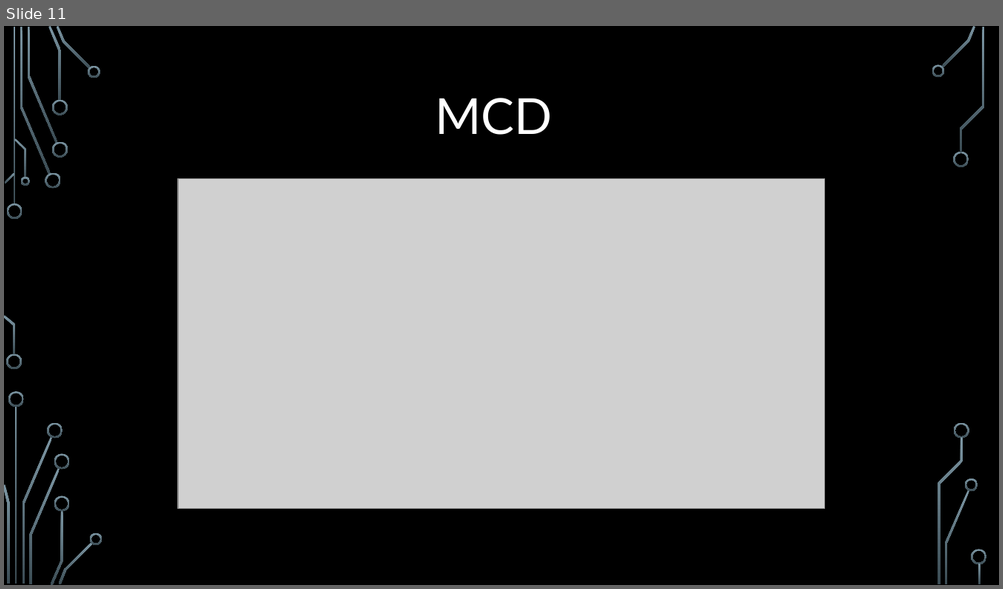
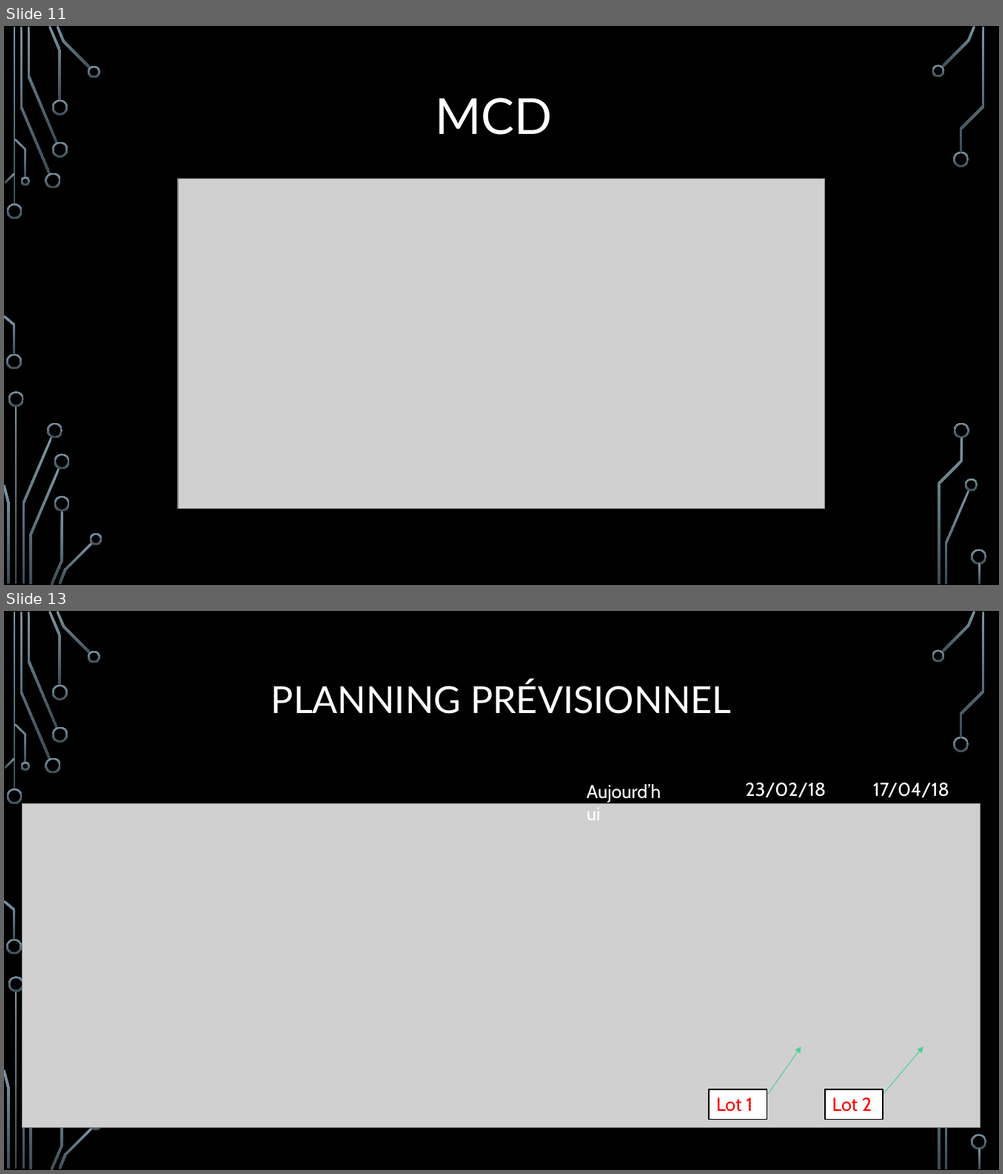
Before and after one commit to NicolasDouvrin/Projet100H, a slide deck: Oral projet100h.pptx. Shown one above the other, each under a label of ours: slide 11 before the commit, slides 11 and 13 after it; the slides between them are not shown. The pictures are 1003x589 and 1003x1174 pixels, drawn with LibreOffice and Linux fonts; fonts in the diff are those of the drawing; grey boxes stand for pictures; background and template pictures are left out. Boxes give left, top, right and bottom in pixels: in the first picture for what was removed or moved away, otherwise in the second. Text is boxed around its words. In the diff, an @@ line names an element or a change of style, - is before the commit and + after.

```diff
--- a/Oral projet100h.pptx
+++ b/Oral projet100h.pptx
@@ slide 13 added at <box>4,611,999,1170</box>, background picture (left out); not listed: 31 template elements that a slide beside it also shows @@
@@ title added at <box>271,681,731,714</box>, 36 pt, text #FFFFFF @@
+PLANNING PRÉVISIONNEL
@@ text added at <box>586,784,660,803</box>, 18 pt, text #FFFFFF @@
+Aujourd’hui
@@ text added at <box>745,783,825,797</box>, 18 pt, text #FFFFFF @@
+23/02/18
@@ text added at <box>873,783,949,797</box>, 18 pt, text #FFFFFF @@
+17/04/18
@@ picture added at <box>22,804,980,1129</box> @@
@@ arrow added from (768, 1095) to (801, 1047), #4FD093 0.75 pt @@
@@ arrow added from (883, 1095) to (923, 1047), #4FD093 0.75 pt @@
@@ rectangle added at <box>709,1090,767,1120</box>, fill #FFFFFF, outline #000000 1.25 pt, 18 pt, text #FF0000 @@
+Lot 1
@@ rectangle added at <box>825,1090,883,1120</box>, fill #FFFFFF, outline #000000 1.25 pt, 18 pt, text #FF0000 @@
+Lot 2
```
Also in this commit, not shown: 4 slides changed, 1 other slide added, 1 slide removed.
